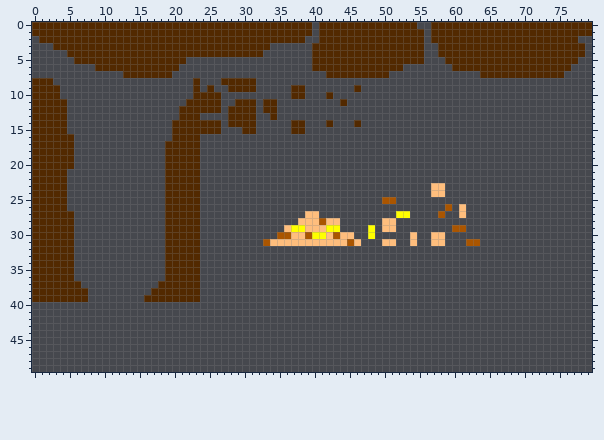
Sprite sheet -- media/tiles8.png. Above: the version before the commit.
The file is 80x80 pixels. Shown: x 0..79, y 0..49.
New version:
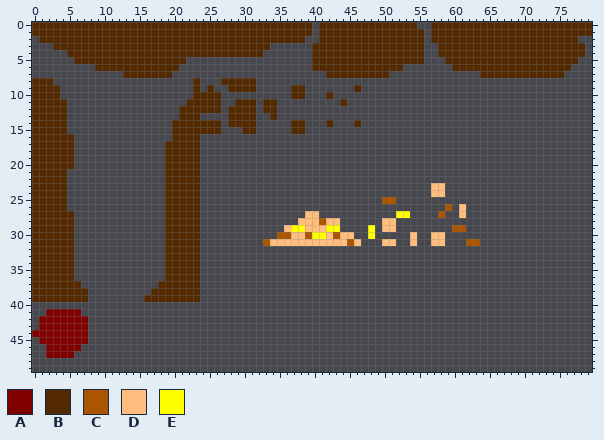
Palette (. is transparent): A #800000  B #522900  C #aa5500  D #ffbe7d  E #ffff00
The edit:
Changed rows in their new state; - is an unchanged pixel.
first column x 0:
41 --AAAAA-
42 -AAAAAAA
43 -AAAAAAA
44 AAAAAAAA
45 -AAAAAAA
46 --AAAAA-
47 --AAAA--
Pixel boxes of the changes (left, top, right, bottom) in both pictures:
added: (32, 309, 88, 358)
